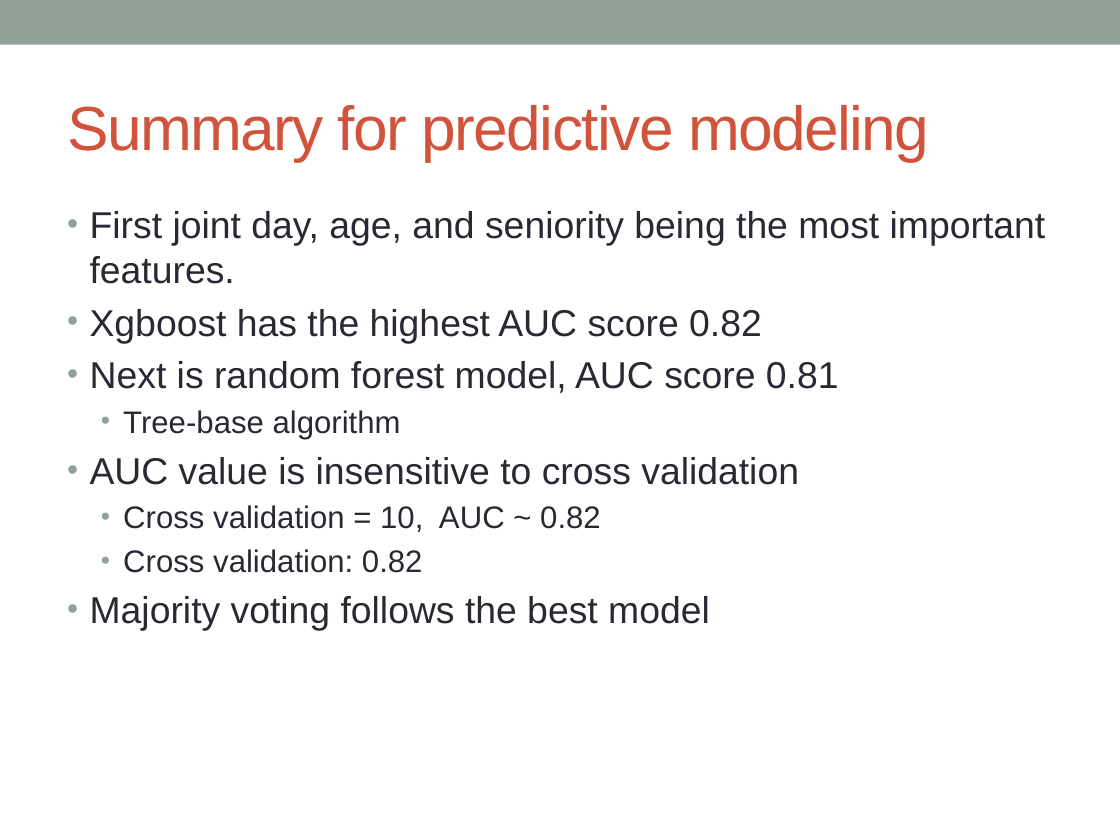
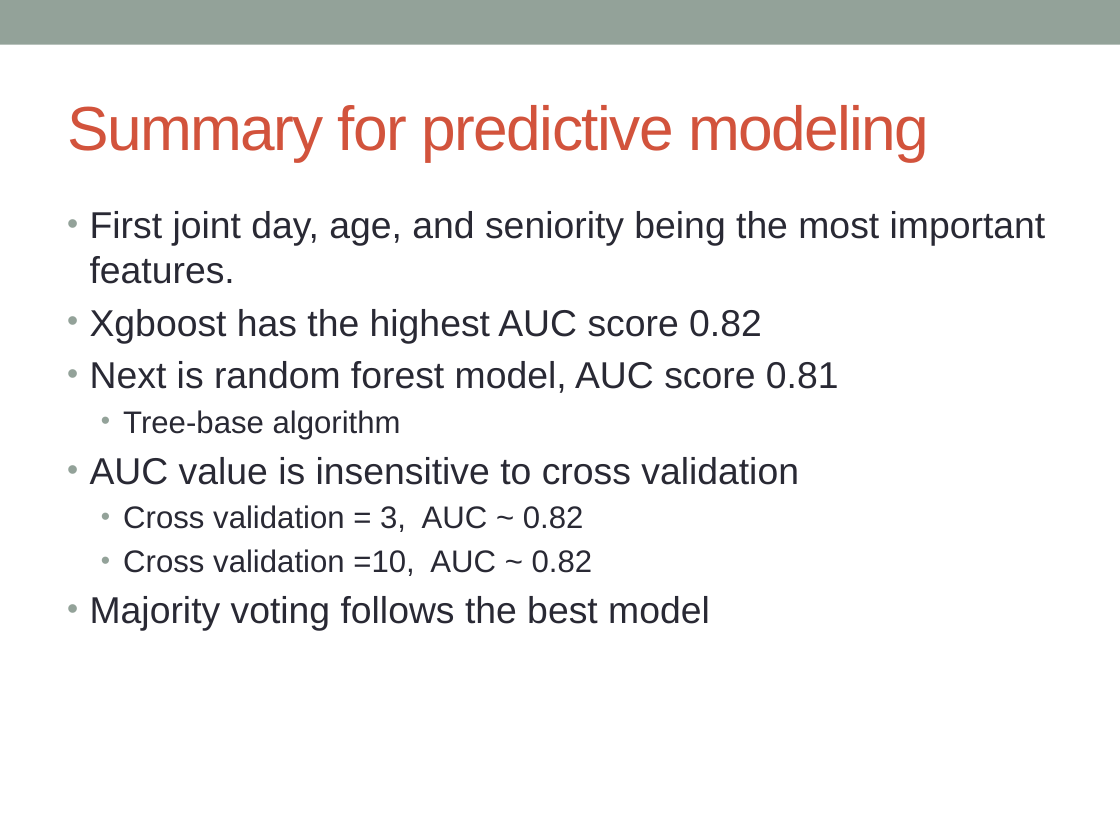
Before and after one commit to hsiehweichun/springboard_program, a slide deck: slide 32 of Capstone_deck.pptx (slide 30 before the commit). Drawn at 1120x840 pixels with LibreOffice and Linux fonts; fonts in the diff are those of the drawing. Boxes give left, top, right and bottom in pixels: in the first picture for what was removed or moved away, otherwise in the second. Text is boxed around its words. In the diff, an @@ line names an element or a change of style, - is before the commit and + after.

```diff
--- a/Capstone_deck.pptx
+++ b/Capstone_deck.pptx
@@ text at box(123, 505, 593, 576): text changed @@
-  • Cross validation = 10, AUC ~ 0.82
-  • Cross validation: 0.82
+  • Cross validation = 3, AUC ~ 0.82
+  • Cross validation =10, AUC ~ 0.82
```
Also in this commit, not shown: 11 other slides changed, 4 slides added.
